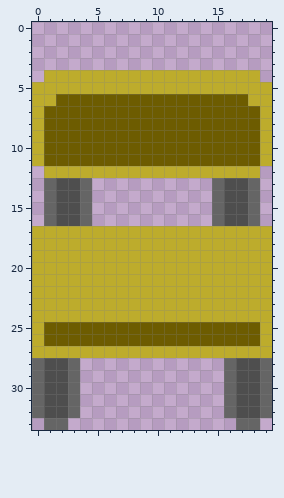
Pixel-art sprite -- assets/enemies/cadeira.png. That is the earlier state.
The file is 20x34 pixels.
After the commit:
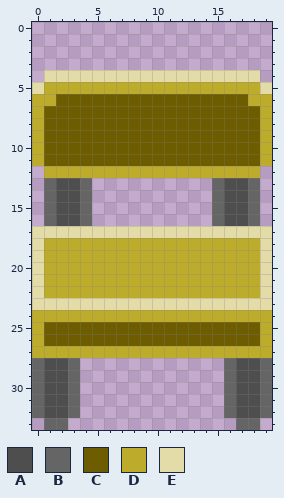
Palette (. is transparent): A #4e4e4e  B #656565  C #6d5c00  D #bdac2c  E #e4dca8
From old to new:
y 4: x 1..18 DDDDDDDDDDDDDDDDDD -> EEEEEEEEEEEEEEEEEE
y 5: x 0 D -> E; x 19 D -> E
y 17: x 0..19 DDDDDDDDDDDDDDDDDDDD -> EEEEEEEEEEEEEEEEEEEE
y 18..22: x 0 D -> E; x 19 D -> E
y 23: x 0..19 DDDDDDDDDDDDDDDDDDDD -> EEEEEEEEEEEEEEEEEEEE
Boxes around the changes in both pictures, in picture pixels (x1, y1, x2, y2):
changed: (32, 70, 272, 94)
changed: (32, 226, 272, 310)
